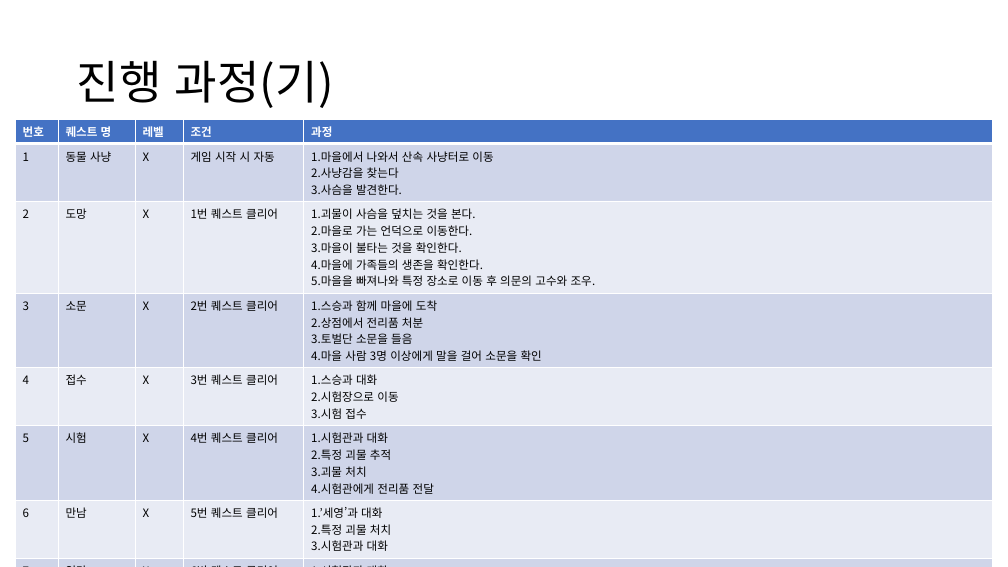
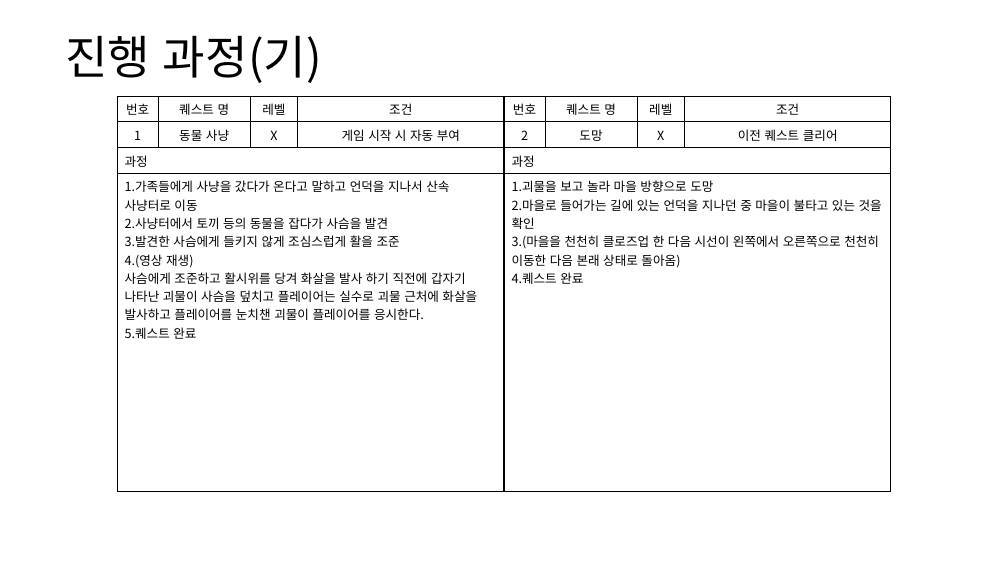
Before and after one commit to yjk0401/unityenginebasic_9th, a slide deck: slide 12 of 기획/메인 스토리 기획서.pptx (slide 10 before the commit). Drawn at 1008x567 pixels with LibreOffice and Linux fonts; fonts in the diff are those of the drawing. Boxes give left, top, right and bottom in pixels: in the first picture for what was removed or moved away, otherwise in the second. Text is boxed around its words. In the diff, an @@ line names an element or a change of style, - is before the commit and + after.

Commit message:
r3w1d3

```diff
--- a/기획/메인 스토리 기획서.pptx
+++ b/기획/메인 스토리 기획서.pptx
@@ text "진행 과정(기)" moved from (x1=77, y1=60, x2=334, y2=108) to (x1=65, y1=35, x2=322, y2=83) @@
@@ table removed at (x1=15, y1=119, x2=994, y2=555), 8 rows, 5 columns @@
-번호 | 퀘스트 명 | 레벨 | 조건 | 과정
-1 | 동물 사냥 | X | 게임 시작 시 자동 | 1.마을에서 나와서 산속 사냥터로 이동 / 2.사냥감을 찾는다 / 3.사슴을 발견한다.
-2 | 도망 | X | 1번 퀘스트 클리어 | 1.괴물이 사슴을 덮치는 것을 본다. / 2.마을로 가는 언덕으로 이동한다. / 3.마을이 불타는 것을 확인한다. / 4.마을에 가족들의 생존을 확인한다. / 5.마을을 빠져나와 특정 장소로 이동 후 의문의 고수와 조우.
-3 | 소문 | X | 2번 퀘스트 클리어 | 1.스승과 함께 마을에 도착 / 2.상점에서 전리품 처분 / 3.토벌단 소문을 들음 / 4.마을 사람 3명 이상에게 말을 걸어 소문을 확인
-4 | 접수 | X | 3번 퀘스트 클리어 | 1.스승과 대화 / 2.시험장으로 이동 / 3.시험 접수
-5 | 시험 | X | 4번 퀘스트 클리어 | 1.시험관과 대화 / 2.특정 괴물 추적 / 3.괴물 처치 / 4.시험관에게 전리품 전달
-6 | 만남 | X | 5번 퀘스트 클리어 | 1.’세영’과 대화 / 2.특정 괴물 처치 / 3.시험관과 대화
-7 | 입단 | X | 6번 퀘스트 클리어 | 1.시험관과 대화
@@ table added at (x1=117, y1=96, x2=504, y2=482), 4 rows, 4 columns @@
+번호 | 퀘스트 명 | 레벨 | 조건
+1 | 동물 사냥 | X | 게임 시작 시 자동 부여
+과정 |  |  | 
+1.가족들에게 사냥을 갔다가 온다고 말하고 언덕을 지나서 산속 사냥터로 이동 / 2.사냥터에서 토끼 등의 동물을 잡다가 사슴을 발견 / 3.발견한 사슴에게 들키지 않게 조심스럽게 활을 조준 / 4.(영상 재생) / 사슴에게 조준하고 활시위를 당겨 화살을 발사 하기 직전에 갑자기 나타난 괴물이 사슴을 덮치고 플레이어는 실수로 괴물 근처에 화살을 발사하고 플레이어를 눈치챈 괴물이 플레이어를 응시한다. / 5.퀘스트 완료 |  |  | 
@@ table added at (x1=504, y1=96, x2=892, y2=482), 4 rows, 4 columns @@
+번호 | 퀘스트 명 | 레벨 | 조건
+2 | 도망 | X | 이전 퀘스트 클리어
+과정 |  |  | 
+1.괴물을 보고 놀라 마을 방향으로 도망 / 2.마을로 들어가는 길에 있는 언덕을 지나던 중 마을이 불타고 있는 것을 확인 / 3.(마을을 천천히 클로즈업 한 다음 시선이 왼쪽에서 오른쪽으로 천천히 이동한 다음 본래 상태로 돌아옴) / 4.퀘스트 완료 |  |  | 
```
Also in this commit, not shown: 6 other slides changed, 6 slides added, 1 slide removed.
